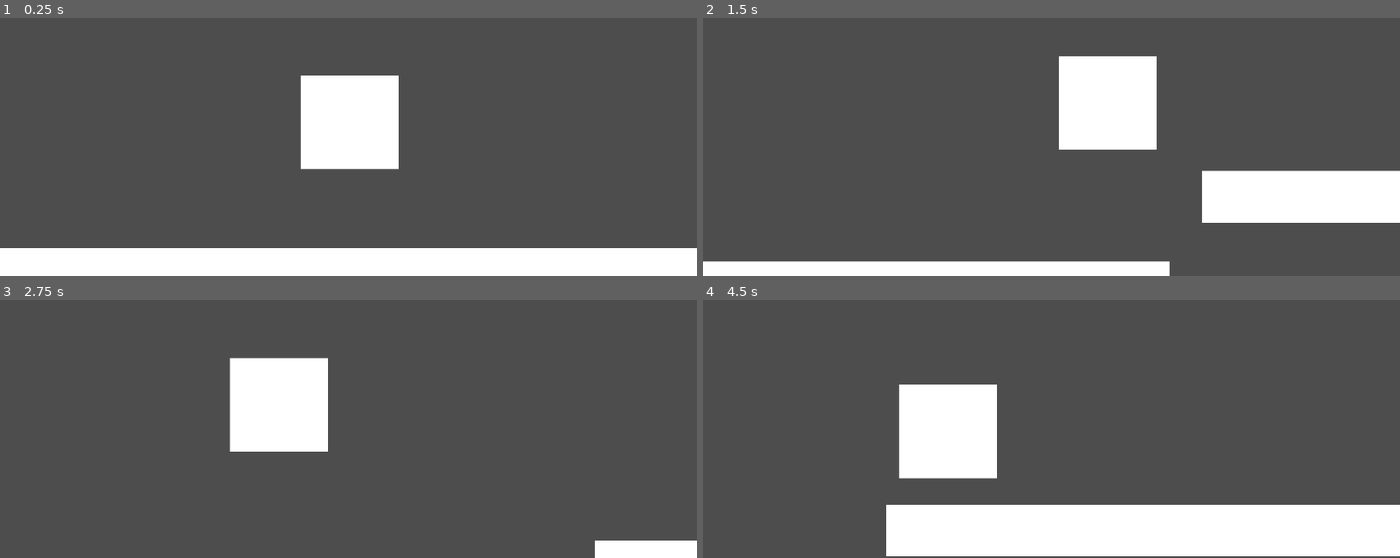
Above: before the commit, frames 1-4 (two rows, left to right).
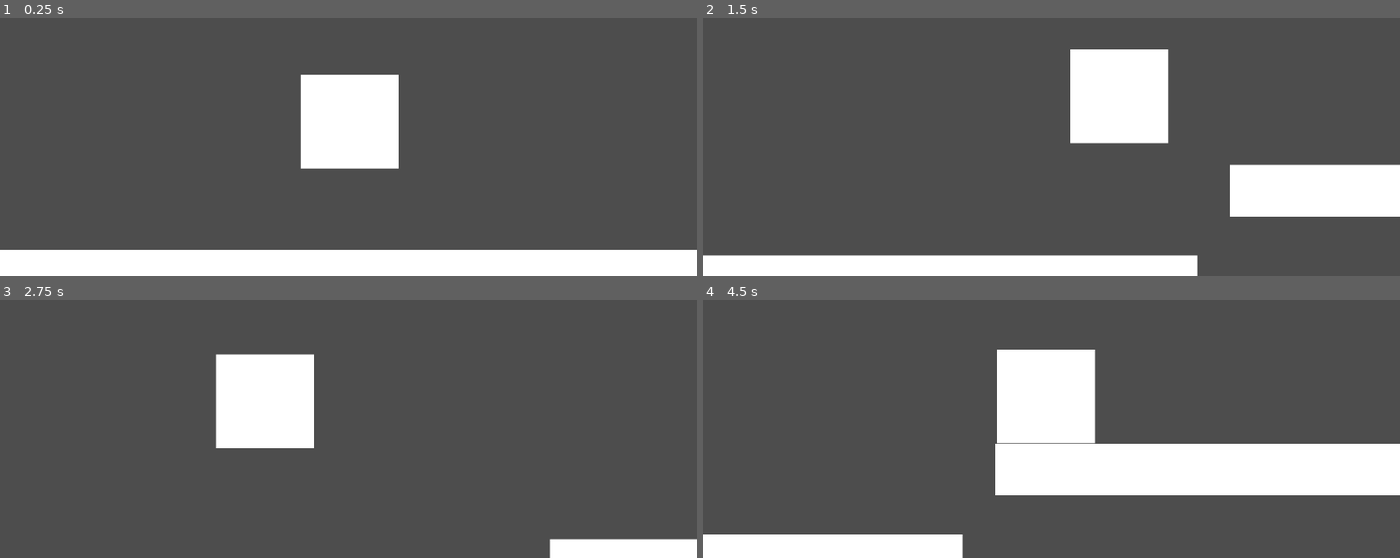
Above: after the commit, the same moments.

Repository: ComradeJustin/game
Game: Godot game, scene res://scenes/node_2d.tscn
The game is run twice, just before and just after one commit, with the same random seed, the same clock (stepped at 60 frames per second) and the same inputs.
Inputs:
- Up to frame 1 (0.25 s): no input
- Up to frame 2 (1.5 s): tap Enter (ui_accept) at 0.5 s; hold D (move_right) from 0.53 s (still down); tap Shift (Dash) at 0.6 s; tap Space (jump) at 0.77, 1.07 s; tap E (use_weapon) at 0.8, 1.35 s
- Up to frame 3 (2.75 s): tap Space (jump) at 1.52, 1.55, 1.82, 2.1 s; release D (move_right) at 2.03 s; hold A (move_left) from 2.03 s (still down); tap Shift (Dash) at 2.3 s
- Up to frame 4 (4.5 s): release A (move_left) at 2.78 s; hold D (move_right) 2.78-4.28 s; tap Shift (Dash) at 2.85, 4.35 s; tap Space (jump) at 3.02, 3.32, 3.77, 3.8, 4.07 s; tap E (use_weapon) at 3.05, 3.6 s; hold A (move_left) from 4.28 s (still down)

The runs differ from the first frame. In frame 1, 0.8% of the frame differs, in the area x 0-100%, y 21-90%; in frame 2, 6.1%; in frame 3, 2.5%; in frame 4, 38%, in the area x 0-100%, y 19-100%.

Commit message:
Updated and optimized code
removed redundant functions

Diff:
--- a/scenes/Systems/Entitydata.gd
+++ b/scenes/Systems/Entitydata.gd
@@ -33,3 +33,7 @@
 	return self.position
 func get_world_gravity() -> float:
 	return self.gravity
+
+
+func position_round():
+	self.position = (self.position*100).round()/100
--- a/scenes/Systems/Player.gd
+++ b/scenes/Systems/Player.gd
@@ -1,53 +1,46 @@
 extends Entitydata
 var DashMax = 2
 var DashAmount = DashMax
-var direction = null
+var input_dir:float
 
 
 # Called when the node enters the scene tree for the first time.
 func _ready() -> void:
-	self.movement_spd = 300.0
-	self.dash_vel = 100
+	self.movement_spd = 8
+	self.dash_vel = 30
 	pass # Replace with function body.
 
 
 # Called every frame. 'delta' is the elapsed time since the previous frame.
 func _physics_process(delta: float) -> void:
-		if not is_on_floor():
-			velocity += get_gravity() * delta
+	move_and_slide()
 
-		if Input.is_action_just_pressed("jump") and is_on_floor():
-			velocity.y = -400.0 * 1.5
 
-		var input_dir := Input.get_axis("move_left", "move_right")
+	if Input.is_action_just_pressed("jump") and is_on_floor():
+		velocity.y = -400.0 * 1.5
+	input_dir = Input.get_axis("move_left", "move_right")
 
-		if input_dir:
-			self.velocity.x = input_dir * movement_spd * delta * dash_vel
-		else:
-			velocity.x = move_toward(velocity.x, 0, movement_spd)
 
-		if input_dir < 0:
-			direction = false
-		elif input_dir > 0:
-			direction = true
 
-		if Input.is_action_just_pressed("use_weapon"):
-			if direction == false:
-				print("left")
-			else:
-				print("right")
 
-		if Input.is_action_just_pressed("Dash") and !is_on_floor():
-			if DashAmount > 0:
-				self.velocity.x = input_dir * movement_spd / delta
-				DashAmount -= 1;
+	self.velocity.x = input_dir * movement_spd / delta
 
-		if is_on_floor():
+
+	if !is_on_floor():
+		velocity += get_gravity() * delta
+	elif is_on_floor():
 			DashAmount = DashMax
 
-		move_and_slide()
+		#Use weapon
+	if Input.is_action_just_pressed("use_weapon"):
+		if self.attack_dir < Vector2(0,0):
+			print("left")
+		elif self.attack_dir > Vector2(0,0):
+			print("right")
 
 
-# sorry justin, but I have no idea why we would need this to be a function
-#func input_reader():
-#	var input_dir = Input.get_vector("move_left", "move_right","jump","move_down")
+
+	if Input.is_action_just_pressed("Dash") and !is_on_floor():
+		if DashAmount > 0:
+			self.velocity.x = input_dir * dash_vel / delta * self.movement_spd;
+			DashAmount -= 1;
--- a/scenes/node_2d.tscn
+++ b/scenes/node_2d.tscn
@@ -52,7 +52,9 @@
 
 [node name="Main Camera" type="Camera2D" parent="CharacterBody2D"]
 offset = Vector2(0, -50)
+process_callback = 0
 position_smoothing_enabled = true
+position_smoothing_speed = 4.0
 
 [node name="RayCast2D" type="RayCast2D" parent="CharacterBody2D"]
 position = Vector2(83, 0)
